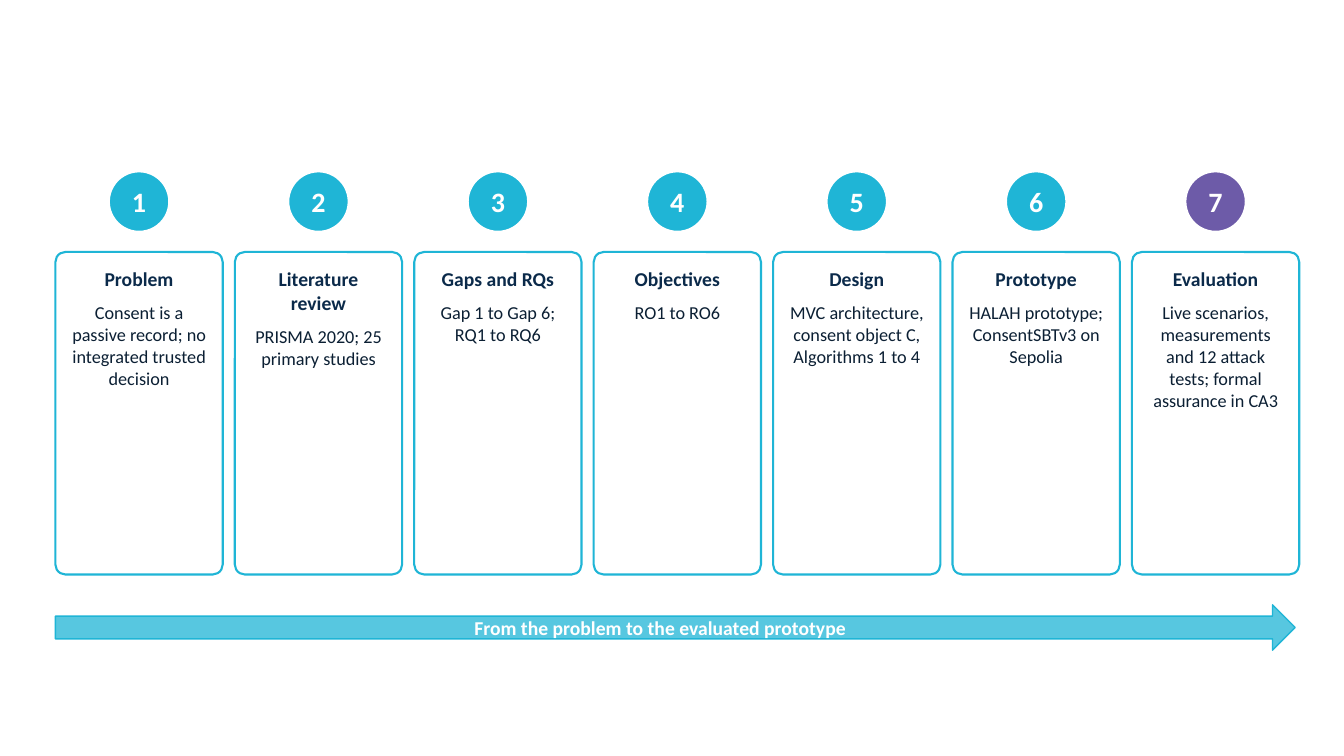
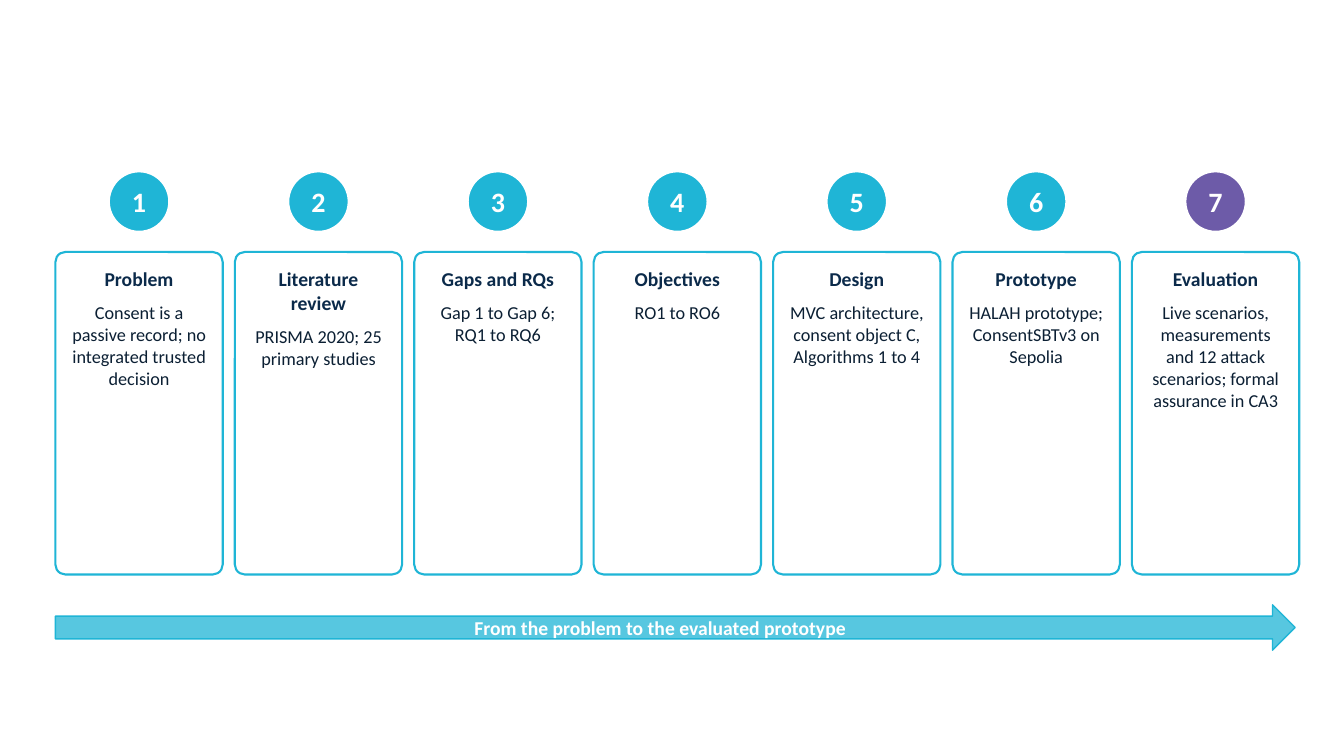
Before and after one commit to yasir12345678900/HealthRWA-Sepolia-Personal-try, a slide deck: slide 17 of docs/Yasir_CA2_Reassessment_Slides.pptx. Drawn at 1344x756 pixels with LibreOffice and Linux fonts; fonts in the diff are those of the drawing; background and template pictures are left out. Boxes give left, top, right and bottom in pixels: in the first picture for what was removed or moved away, otherwise in the second. Text is boxed around its words. In the diff, an @@ line names an element or a change of style, - is before the commit and + after.

```diff
--- a/docs/Yasir_CA2_Reassessment_Slides.pptx
+++ b/docs/Yasir_CA2_Reassessment_Slides.pptx
@@ text at box(1152, 306, 1278, 407): text changed @@
-Live scenarios, measurements and 12 attack tests; formal assurance in CA3
+Live scenarios, measurements and 12 attack scenarios; formal assurance in CA3
```
Also in this commit, not shown: 14 other slides changed.
